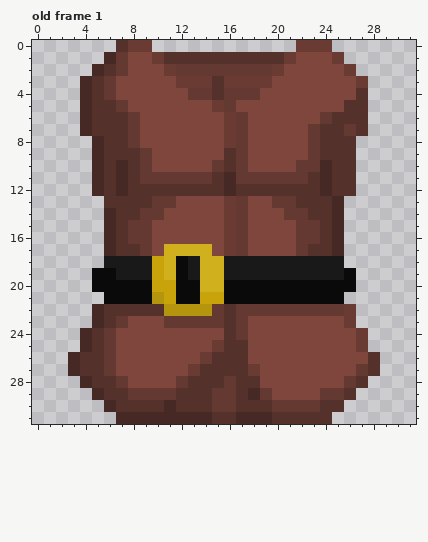
Pixel-art file: Assets/TCCHD2D/Art/Sprites/Objs/spr_armor_leather.aseprite. The picture above was drawn from the file before the commit.
32x32 pixels, 2 frames. Colours within 5 levels of each other are drawn and written as one. Shown: old frame 1. The commit also changed other frames, which this record leaves out.
Once edited:
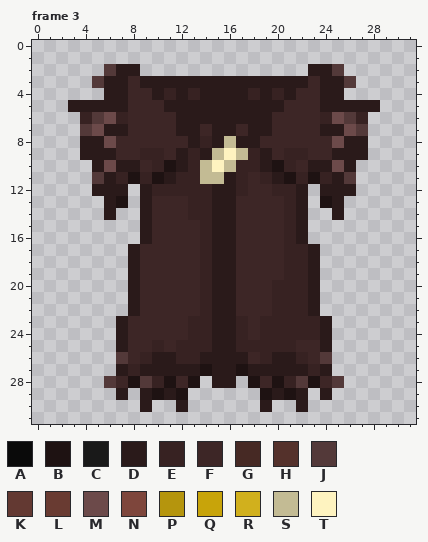
Palette (. is transparent): A #0a0a0a  B #1e1212  C #191919  D #2a1a1a  E #372222  F #3d2626  G #462924  H #54312b  J #533939  K #633932  L #693b32  M #6c4a4a  N #7e463c  P #b5950d  Q #c8a40a  R #d1b01d  S #c3bb94  T #fef3c0
A new or re-ordered frame is compared with the old frame closest to it.
What changed:
frames 2 -> 3
layer "Layer 1" opacity 13% -> 23%
Changed rows in their new state; - is an unchanged pixel.
Frame 3 is new; against old frame 1, layers "Layer 1", "cor base":
first column x 3:
 0 ----...------------...----
 1 ---....................---
 2 --.JDD..............DDJ.--
 3 -.JDDFDDDDDDDDDDDDDDFDDJ.-
 4 -..DDFFDEDEDDDDEDEDFFDD..-
 5 DDDDDFFFDDDDDDDDDDFFFDDDDD
 6 -EJMEFFFFDDDDDDDDFFFFEMJE-
 7 -JMDDFFFFDDFDDFDDFFFFDDMJ-
 8 -DDMFFFFFFDEDSDDFFFFFFMDD-
 9 -DDDFFEEFDEDSTSEDFEEFFDDD-
10 --DMDDFEBDESTSEEDBEFDDMD--
11 --JDEBEBDEESSDEFEDBEBEDJ--
12 --DDD.DEEEEEDDEFFEED.DDD--
13 ---DB.DFFFEEDDFFFFED.BD---
14 ---D..DFFFEEDDFFFFED..D---
15 ---...DFFFFEDDFFFFED...---
16 ---...DFFFFEDDFFFFED...---
17 ---..DFFFFFEDDFFFFEED..---
18 ---..DFFFFFEDDFFFFEED..---
19 --...DFFFFFEDDFFFFEED...--
20 --...DFFFFFEDDFFFEEED...--
21 ---..DFFFFFEDDFFFEEED..---
22 --...DFFFFFEDDFFFEEED...--
23 --..DFFFFFEEDDEFEEEEED..--
24 -...DFFFFFEEDDEFEEEEED...-
25 -...DFFEFEEEDDEEEEEFFD...-
26 ....JFEDDEEDDDDFEDDEFJ....
27 ....DEDDDDDBDDBDDDDDED....
28 -..JFBJEBFB.DD.BFBEJBFJ..-
29 --..D.DBDB......BDBD.D..--
30 ---...D..D......D..D...---
31 ----..................----
Boxes around the changes in both pictures, in picture pixels (x1, y1, x2, y2):
changed: (68, 40, 380, 424)
